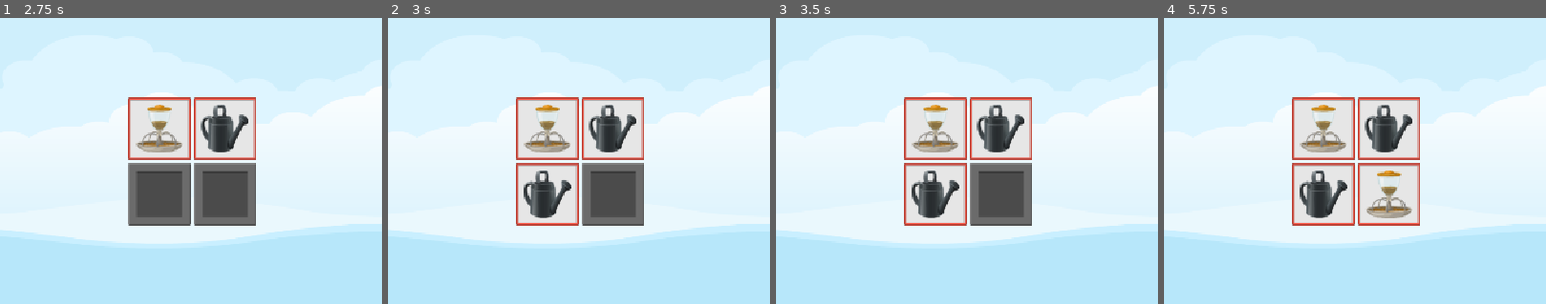
Above: before the commit, frames 1-4 (left to right).
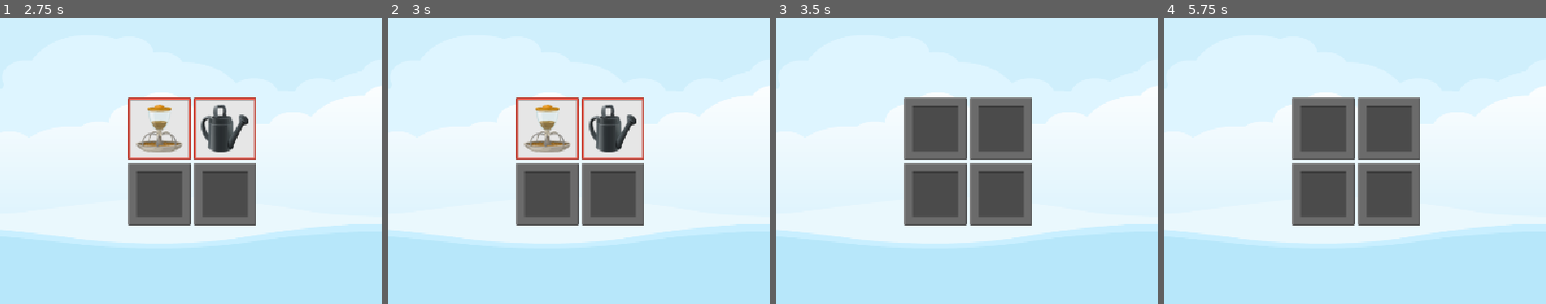
Above: after the commit, the same moments.

Repository: filipeAugusto99/MemoryMadness
Game: Godot game, scene res://Scenes/Master/Master.tscn
Same seed, same stepped clock (60 frames per second), same inputs: the game is played once before the commit and once after it.
Inputs (mouse positions are % of the whole screen's width and height, from its top left):
- Up to frame 1 (2.75 s): click "2x2" at 0.5 s; click (35, 44) at 1.25 s; click (44, 44) at 2.02 s
- Up to frame 2 (3 s): click (35, 56) at 2.77 s
- Up to frame 3 (3.5 s): no input
- Up to frame 4 (5.75 s): click (44, 56) at 3.52 s; click (35, 44) at 4.25 s; click (44, 44) at 5.02 s
The pictures show only the part of the screen within x 14-64%, y 25-75%; the shares and areas given below are measured in that part.

Frame 1 is identical in both runs. In frame 2, 3.1% of the frame differs, in the area x 33-50%, y 50-73%; in frame 3, 9.8%; in frame 4, 13%, in the area x 33-67%, y 27-73%.

Commit message:
Selection Control

Diff:
--- a/Scenes/MemoryTile/MemoryTile.gd
+++ b/Scenes/MemoryTile/MemoryTile.gd
@@ -23,6 +23,14 @@
 	item_image.texture = image
 
 
+func matches_other_tile(other: MemoryTile) -> bool:
+	return other != self and other.item_image.texture == item_image.texture
+
+
+func kill_on_success() -> void:
+	scale = Vector2.ZERO
+
+
 func _on_pressed() -> void:
 	if Scorer.SelectionEnabled:
 		reveal(true)
--- a/Scenes/Scorer/Scorer.gd
+++ b/Scenes/Scorer/Scorer.gd
@@ -8,6 +8,7 @@
 
 
 @onready var sound: AudioStreamPlayer = $Sound
+@onready var reveal_timer: Timer = $RevealTimer
 
 
 var _selections: Array[MemoryTile]
@@ -17,9 +18,25 @@
 	SignalHub.on_tile_selected.connect(on_tile_selected)
 
 
+func process_pair() -> void:
+	if _selections.size() != 2:
+		return
+
+	SelectionEnabled = false
+	reveal_timer.start()
+
+
 func on_tile_selected(tile: MemoryTile) -> void:
 	if tile in _selections:
 		return
 
 	_selections.append(tile)
 	SoundManager.play_tile_click(sound)
+	process_pair()
+
+
+func _on_reveal_timer_timeout() -> void:
+	for s in _selections:
+		s.reveal(false)
+	_selections.clear()
+	SelectionEnabled = true
--- a/Scenes/Scorer/Scorer.tscn
+++ b/Scenes/Scorer/Scorer.tscn
@@ -6,3 +6,9 @@
 script = ExtResource("1_pmgxc")
 
 [node name="Sound" type="AudioStreamPlayer" parent="."]
+
+[node name="RevealTimer" type="Timer" parent="."]
+wait_time = 1.2
+one_shot = true
+
+[connection signal="timeout" from="RevealTimer" to="." method="_on_reveal_timer_timeout"]
